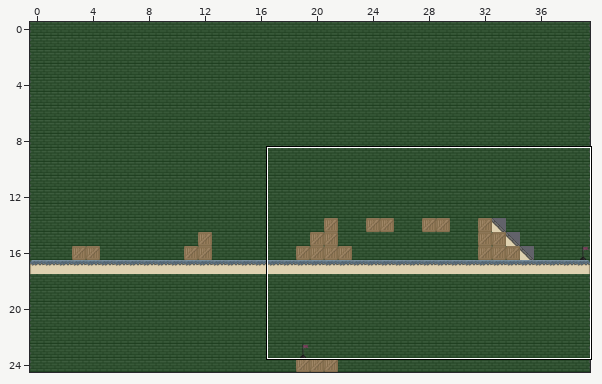
Level history. Tiled map: src/maps/level3.tmx. The first picture is a wide view before the edit; the outline marks the close-up.
Close-up. Before the commit:
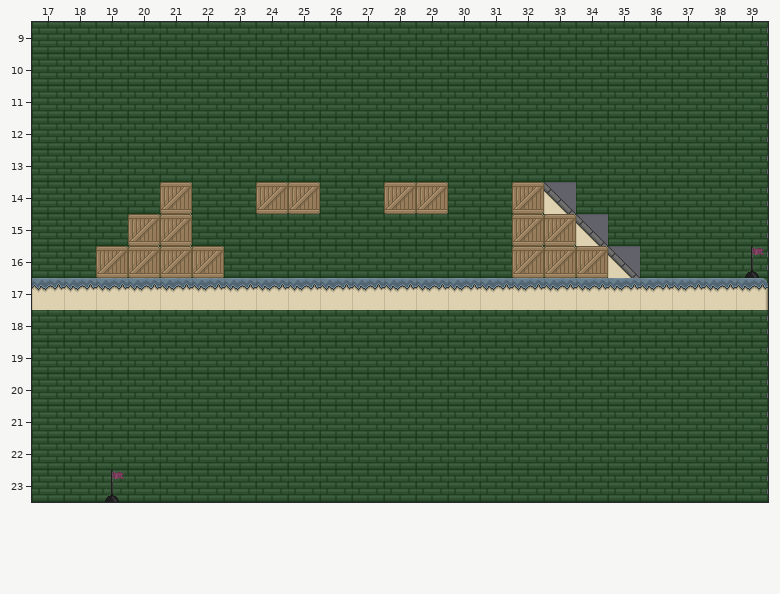
Cells are 32x32 px. Shown: x 17..39, y 9..23.
New version:
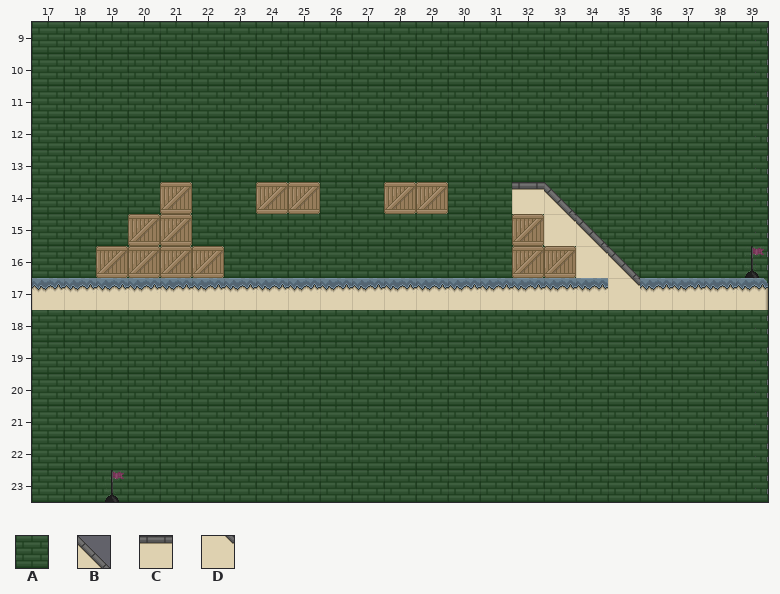
Key: from "tiles": A 31, B 34, C 46, D 49.
_ is an empty cell.
Tiles of an added or newly shown layer are drawn over the layers below it.
The edit:
{"where": "layer \"Background\""}
{"y":14,"x":33,"old":"B","new":"A"}
{"y":15,"x":34,"old":"B","new":"A"}
{"y":16,"x":35,"old":"B","new":"A"}
{"where": "layer \"Slope\" (added)"}
{"y":14,"x":32,"old":"__","new":"CB"}
{"y":15,"x":33,"old":"__","new":"DB"}
{"y":16,"x":34,"old":"__","new":"DB"}
{"y":17,"x":35,"old":"_","new":"D"}
{"label":"changed","picture_box":[512,182,640,293]}
